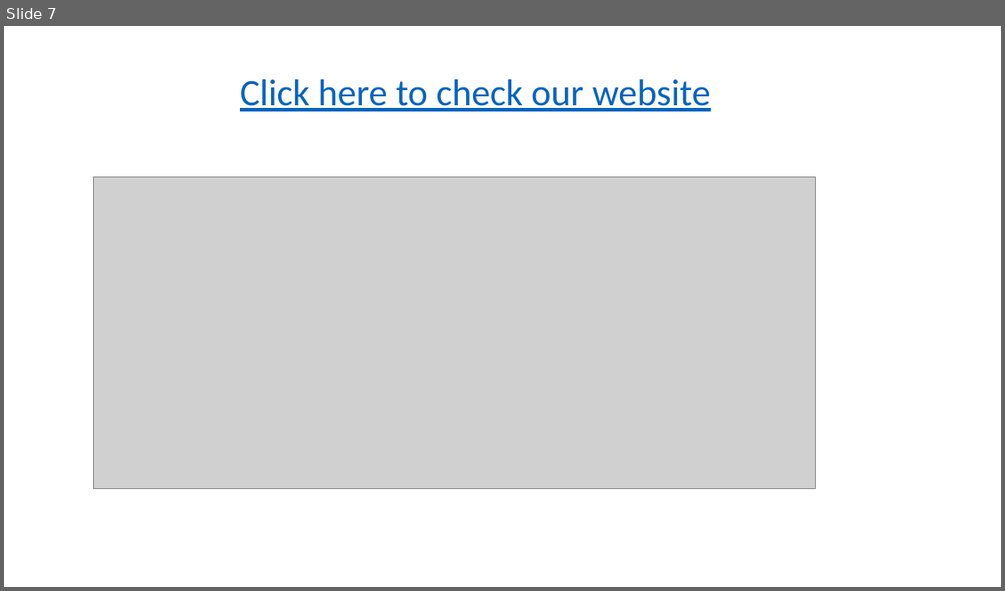
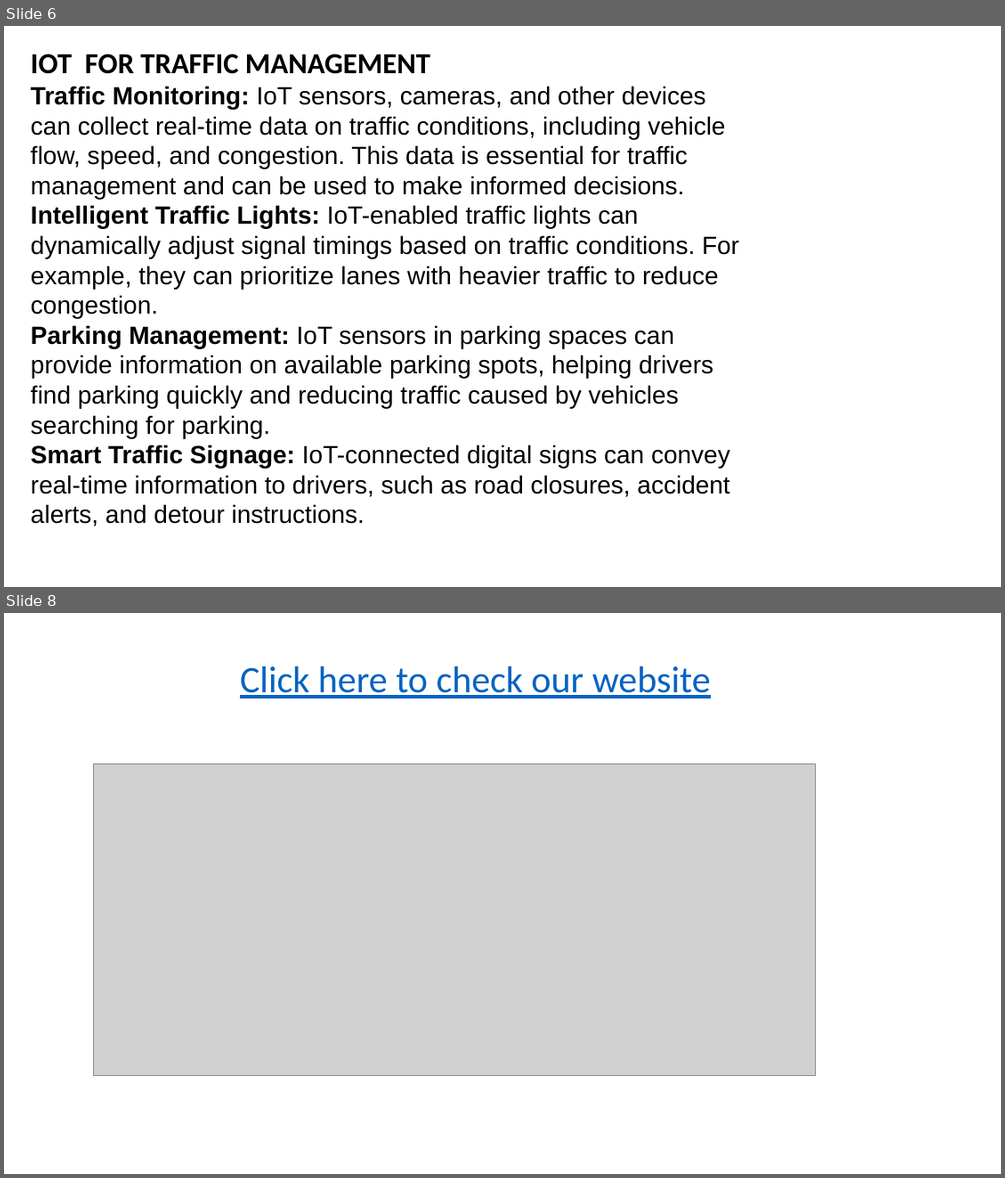
Before and after one commit to Mahesh-D2004/Traffic-management, a slide deck: Traffic management phase 4.pptx. Shown one above the other, each under a label of ours: slide 7 before the commit, slides 6 and 8 after it; the slides between them are not shown. The pictures are 1005x591 and 1005x1178 pixels, drawn with LibreOffice and Linux fonts; fonts in the diff are those of the drawing; grey boxes stand for pictures. Boxes give left, top, right and bottom in pixels: in the first picture for what was removed or moved away, otherwise in the second. Text is boxed around its words. In the diff, an @@ line names an element or a change of style, - is before the commit and + after.

```diff
--- a/Traffic management phase 4.pptx
+++ b/Traffic management phase 4.pptx
@@ slide 6 added at (4,26,1001,587), background #FFFFFF @@
@@ text added at (31,54,739,526), 24 pt, text #000000 @@
+IOT FOR TRAFFIC MANAGEMENT
+Traffic Monitoring: IoT sensors, cameras, and other devices can collect real-time data on traffic conditions, including vehicle flow, speed, and congestion. This data is essential for traffic management and can be used to make informed decisions.
+Intelligent Traffic Lights: IoT-enabled traffic lights can dynamically adjust signal timings based on traffic conditions. For example, they can prioritize lanes with heavier traffic to reduce congestion.
+Parking Management: IoT sensors in parking spaces can provide information on available parking spots, helping drivers find parking quickly and reducing traffic caused by vehicles searching for parking.
+Smart Traffic Signage: IoT-connected digital signs can convey real-time information to drivers, such as road closures, accident alerts, and detour instructions.
@@ what was slide 7 is now slide 8 @@
```
Also in this commit, not shown: 1 slide changed, 4 other slides added, 4 slides removed.
